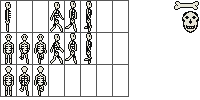
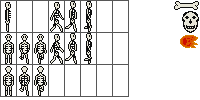
The second 200×100 image is a revision of the first. Changes to its layers:
added layer "Paint Layer 8" above "Layer 7" over left=180, top=35, right=198, bottom=48
painted on "Layer 7" over left=180, top=35, right=192, bottom=48
painted on "Layer 1" over left=180, top=35, right=198, bottom=48
